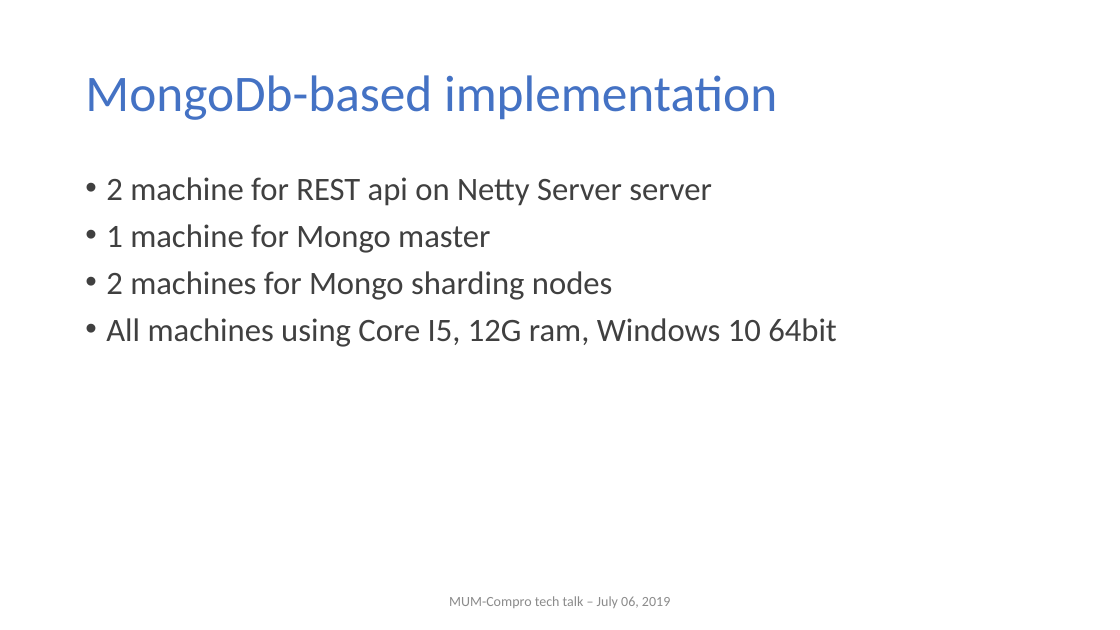
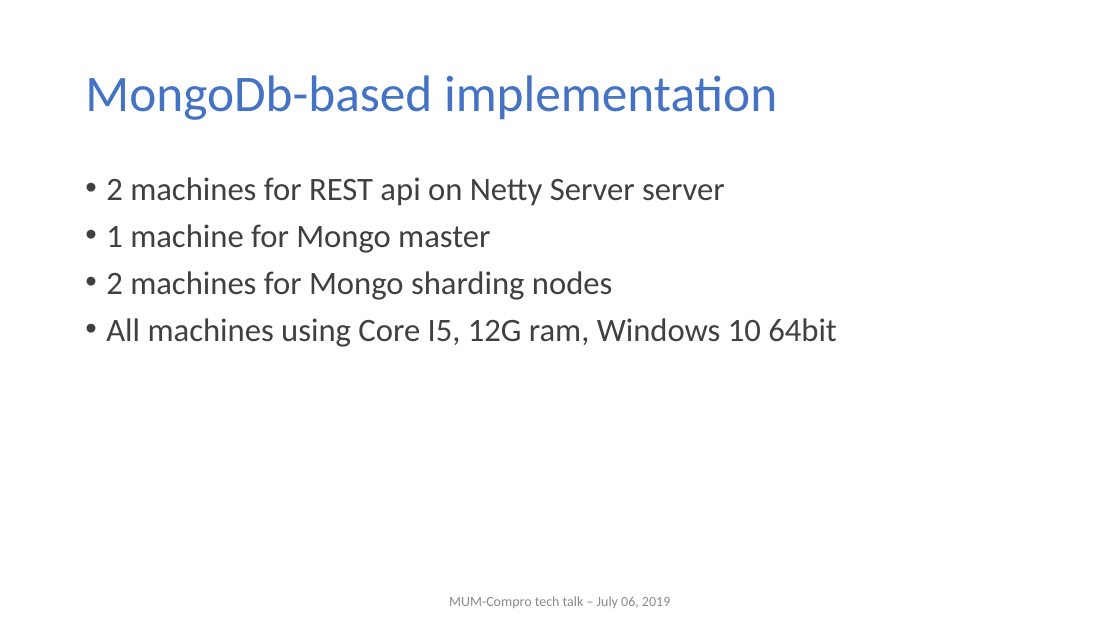
Before and after one commit to nghianghesi/hms, a slide deck: slide 13 of slide.pptx. Drawn at 1120x630 pixels with LibreOffice and Linux fonts; fonts in the diff are those of the drawing; background and template pictures are left out. Boxes give left, top, right and bottom in pixels: in the first picture for what was removed or moved away, otherwise in the second. Text is boxed around its words. In the diff, an @@ line names an element or a change of style, - is before the commit and + after.

```diff
--- a/slide.pptx
+++ b/slide.pptx
@@ text at box(106, 177, 725, 206): text changed @@
-• 2 machine for REST api on Netty Server server
+• 2 machines for REST api on Netty Server server
```
Also in this commit, not shown: 7 other slides changed.
